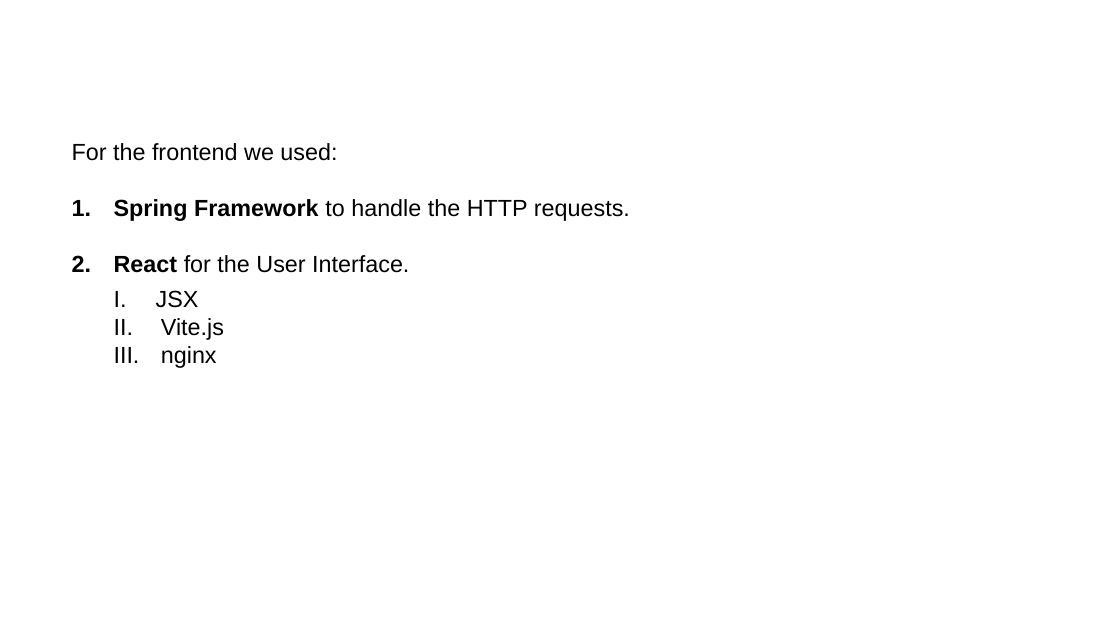
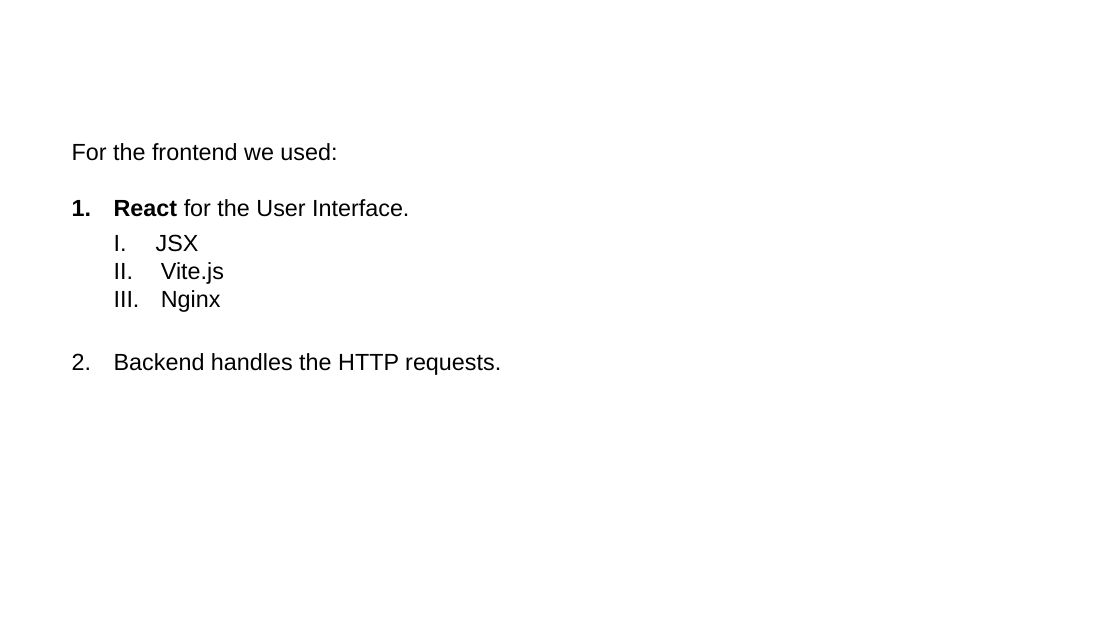
Before and after one commit to peetceenatoo/software-lifecycle, a slide deck: slide 13 of Slides/Slides.pptx. Drawn at 1120x630 pixels with LibreOffice and Linux fonts; fonts in the diff are those of the drawing; background and template pictures are left out. Boxes give left, top, right and bottom in pixels: in the first picture for what was removed or moved away, otherwise in the second. Text is boxed around its words. In the diff, an @@ line names an element or a change of style, - is before the commit and + after.

```diff
--- a/Slides/Slides.pptx
+++ b/Slides/Slides.pptx
@@ text at [114,199,630,221]: paragraph removed @@
-1. Spring Framework to handle the HTTP requests.
@@ text at [114,290,501,375]: text changed @@
-  III. nginx
+  III. Nginx
+2. Backend handles the HTTP requests.
```
Also in this commit, not shown: 3 other slides changed.
